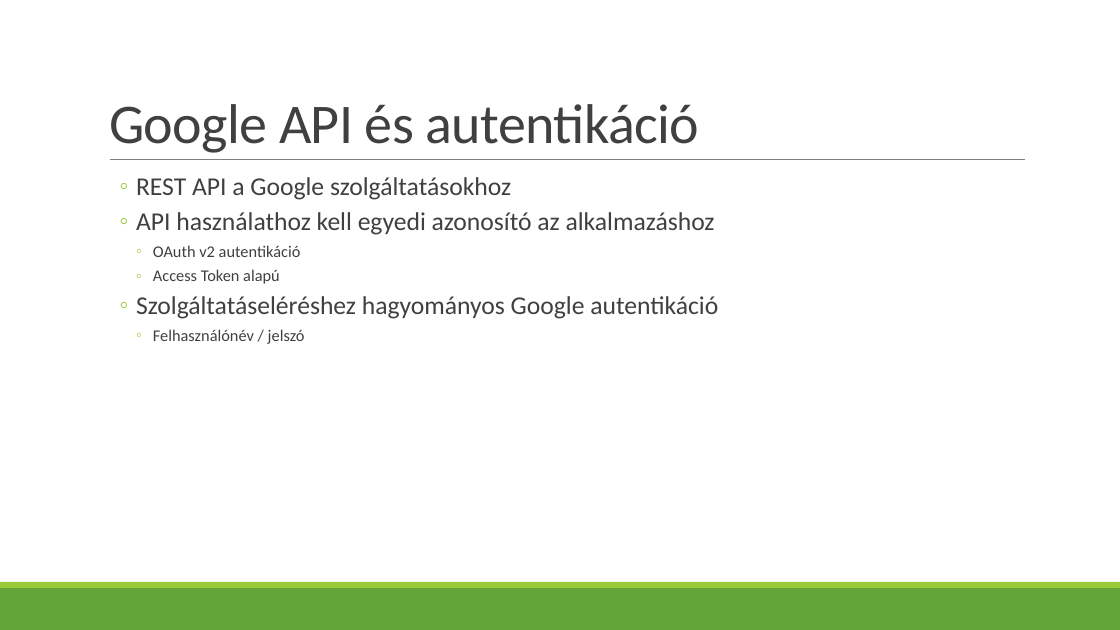
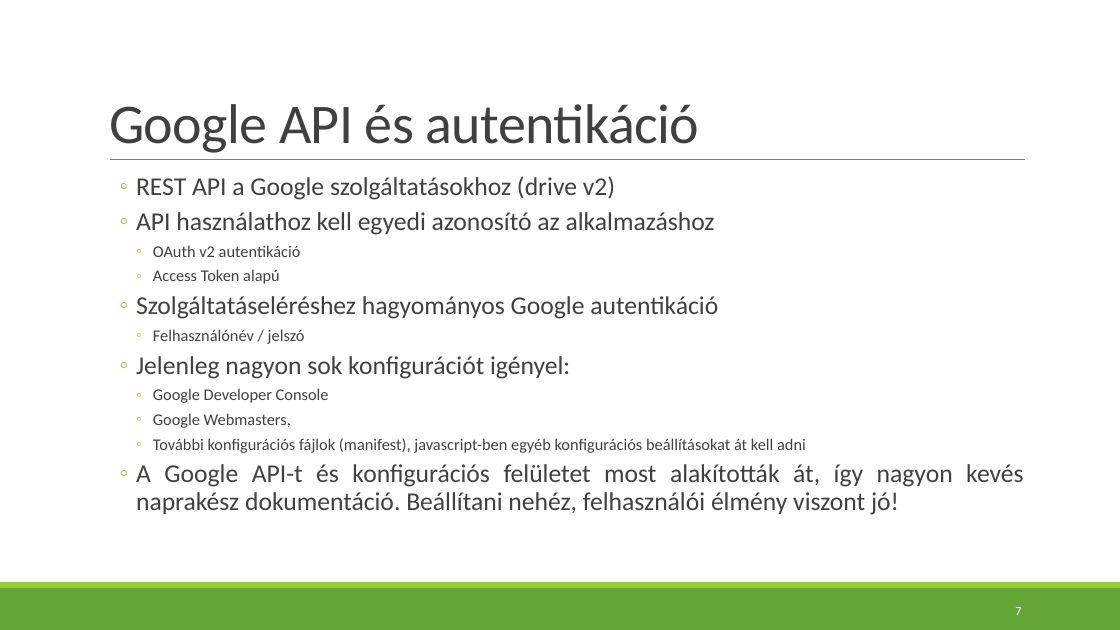
Before and after one commit to valyonbalazs/softarch, a slide deck: slide 7 of specification/prezentacio_v01.pptx (slide 6 before the commit). Drawn at 1120x630 pixels with LibreOffice and Linux fonts; fonts in the diff are those of the drawing. Boxes give left, top, right and bottom in pixels: in the first picture for what was removed or moved away, otherwise in the second. Text is boxed around its words. In the diff, an @@ line names an element or a change of style, - is before the commit and + after.

Commit message:
ppt v0.5

```diff
--- a/specification/prezentacio_v01.pptx
+++ b/specification/prezentacio_v01.pptx
@@ text at [136, 176, 615, 200]: text changed @@
-  ◦ REST API a Google szolgáltatásokhoz
+  ◦ REST API a Google szolgáltatásokhoz (drive v2)
@@ text at [136, 356, 1024, 515]: paragraphs added @@
+  ◦ Jelenleg nagyon sok konfigurációt igényel:
+    ◦ Google Developer Console
+    ◦ Google Webmasters,
+    ◦ További konfigurációs fájlok (manifest), javascript-ben egyéb konfigurációs beállításokat át kell adni
+  ◦ A Google API-t és konfigurációs felületet most alakították át, így nagyon kevés naprakész dokumentáció. Beállítani nehéz, felhasználói élmény viszont jó!
@@ page number added at [1015, 607, 1021, 615], 10.5 pt, text #FFFFFF @@
+7
```
Also in this commit, not shown: 5 other slides changed, 3 slides added, 3 slides removed.
